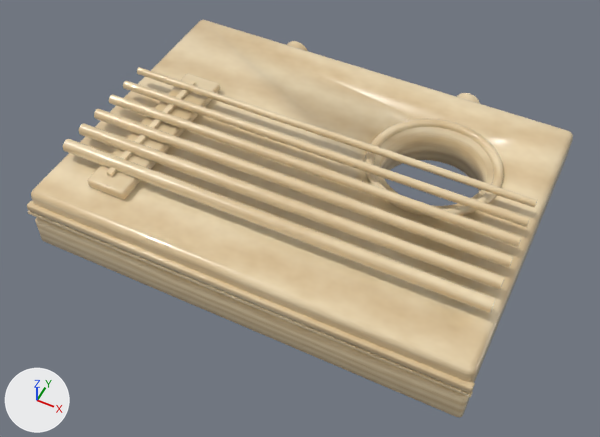
A saved change to the Blender file tools/video/marble_music/assets/instruments/guitar/model.blend.
The view is the same before and after, from a 50 mm camera at (0.365, -0.71, 0.838) aimed at (0.004, 0.012, -0.064). Arrows for +X, +Y and +Z are at lower left; the lights stay in place. The first picture is the older version.

The first picture shows 'guitar_default'.
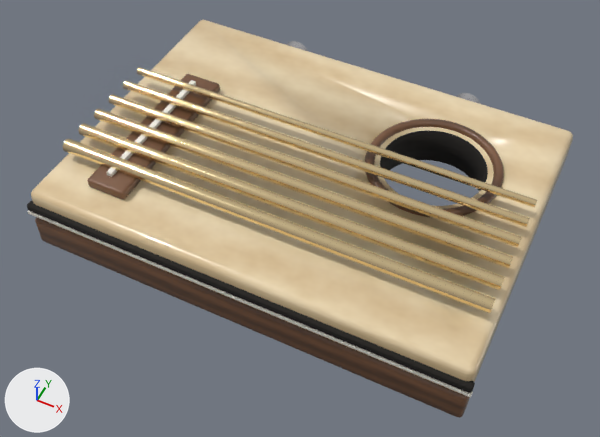
Where the change shows, as pixel boxes (x1, y1, x2, y2) in the pictures (600 x 437 px):
part 1 of me_guitar_default, recoloured
    both: (63, 67, 537, 313)
part 2 of me_guitar_default, recoloured (beige to brown)
    both: (365, 119, 504, 218)
part 3 of me_guitar_default, recoloured
    both: (35, 74, 220, 240)
part 4 of me_guitar_default, recoloured
    both: (457, 395, 470, 418)
part 5 of me_guitar_default, recoloured
    both: (37, 218, 463, 417)
part 6 of me_guitar_default, recoloured (beige to black)
    both: (380, 131, 488, 191)
part 7 of me_guitar_default, recoloured
    both: (27, 201, 473, 393)
part 8 of me_guitar_default, recoloured
    both: (107, 80, 196, 176)
part 9 of me_guitar_default, recoloured
    both: (28, 211, 472, 398)
part 10 of me_guitar_default, recoloured
    both: (287, 41, 308, 51)
part 11 of me_guitar_default, recoloured
    both: (456, 93, 480, 104)

Patch to the scene script:
```diff
--- a/tools/video/marble_music/assets/instruments/guitar/model.blend.py
+++ b/tools/video/marble_music/assets/instruments/guitar/model.blend.py
@@ mat_gt_bridge @@
+mat_gt_bridge = bpy.data.materials.new('gt_bridge')
+# nodes: BsdfPrincipled, Mapping, Math, OutputMaterial, TexCoord, TexNoise, TexWave, ValToRGB
+# colours: brown #4b3021, brown #7c5538
@@ mat_gt_str @@
+mat_gt_str = principled_material('gt_str')
+mat_gt_str.base_color = (0.95, 0.75, 0.42)  # beige #f9e1ad
+mat_gt_str.metallic = 1.0
+mat_gt_str.roughness = 0.12
@@ mat_pin @@
+mat_pin = principled_material('pin')
+mat_pin.base_color = (0.7, 0.7, 0.72)  # light grey #dadadd
+mat_pin.metallic = 1.0
+mat_pin.roughness = 0.25
@@ mat_gt_bone @@
+mat_gt_bone = principled_material('gt_bone')
+mat_gt_bone.base_color = (0.9, 0.87, 0.78)  # white #f3f0e5
+mat_gt_bone.roughness = 0.4
@@ mat_gt_dark @@
+mat_gt_dark = principled_material('gt_dark')
+mat_gt_dark.base_color = (0.01, 0.008, 0.006)  # black #191612
+mat_gt_dark.roughness = 0.9
@@ me_guitar_default @@
 me_guitar_default.from_pydata(...)  # 1472 vertices, 1342 faces; spans x -0.323..0.323, y -0.182..0.31, z -0.085..0.045
 # used by ob_guitar_default; location = (0.0, 0.0, 0.0)
+# me_guitar_default part 1: all 72 faces centred in x 0.0, y -0.099..0.095, z 0.027..0.045 switch from mat_guitar_body_default to mat_gt_str (beige #f9e1ad)
+# me_guitar_default part 2: 768 of the faces centred in x 0.064..0.256, y 0.024..0.216, z 0.009..0.022 switch from mat_guitar_body_default to mat_gt_bridge
+# me_guitar_default part 3: 139 of the faces centred in x -0.32..-0.19, y -0.18..0.13, z -0.085..0.03 switch from mat_guitar_body_default to mat_gt_bridge
+# me_guitar_default part 4: 41 of the faces centred in x 0.315..0.32, y -0.18..-0.15, z -0.085..-0.035 switch from mat_guitar_body_default to mat_gt_bridge
+# me_guitar_default part 5: 16 of the faces centred in x 0.0, y -0.18..-0.15, z -0.085..-0.035 switch from mat_guitar_body_default to mat_gt_bridge
+# me_guitar_default part 6: 48 of the faces centred in x 0.085..0.235, y 0.045..0.195, z -0.015 switch from mat_guitar_body_default to mat_gt_dark (black #191612)
+# me_guitar_default part 7: 16 of the faces centred in x 0.0, y -0.182..-0.17, z -0.018..-0.006 switch from mat_guitar_body_default to mat_gt_dark (black #191612)
+# me_guitar_default part 8: all 5 faces centred in x -0.229..-0.221, y 0.0..0.11, z 0.03..0.036 switch from mat_guitar_body_default to mat_gt_bone (white #f3f0e5)
+# me_guitar_default part 9: all 4 faces centred in x 0.0, y -0.182..-0.175, z -0.024..-0.02 switch from mat_guitar_body_default to mat_gt_bone (white #f3f0e5)
+# me_guitar_default part 10: all 18 faces centred in x -0.171..-0.129, y 0.2..0.31, z -0.041..0.001 switch from mat_guitar_body_default to mat_pin (light grey #dadadd)
+# me_guitar_default part 11: all 18 faces centred in x 0.129..0.171, y 0.2..0.31, z -0.041..0.001 switch from mat_guitar_body_default to mat_pin (light grey #dadadd)
```
